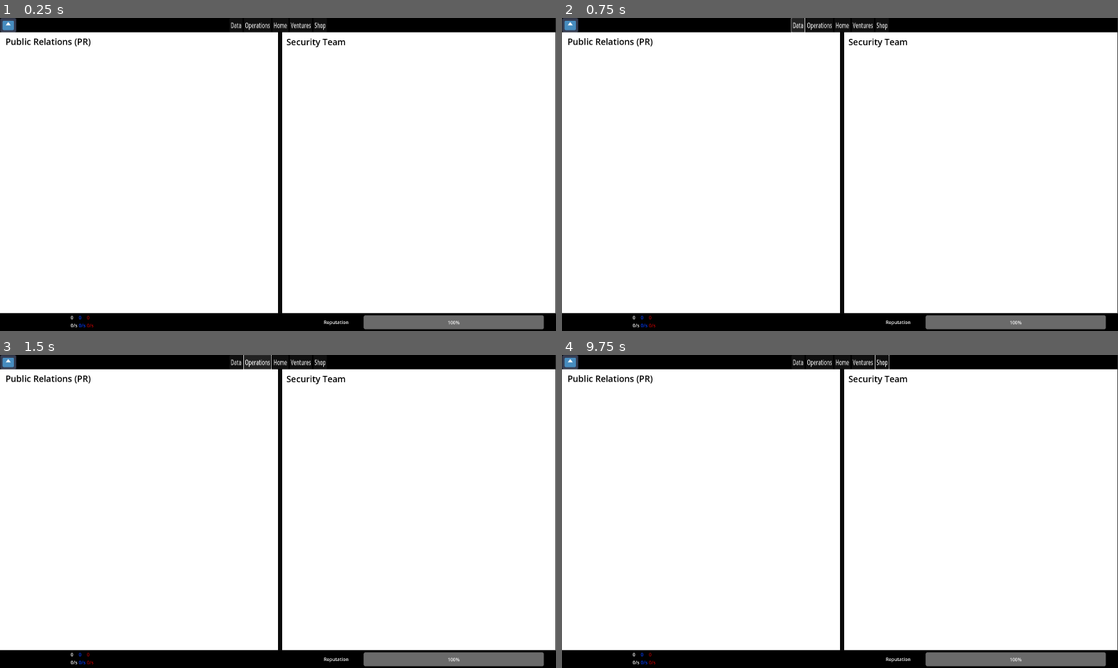
Above: before the commit, frames 1-4 (two rows, left to right).
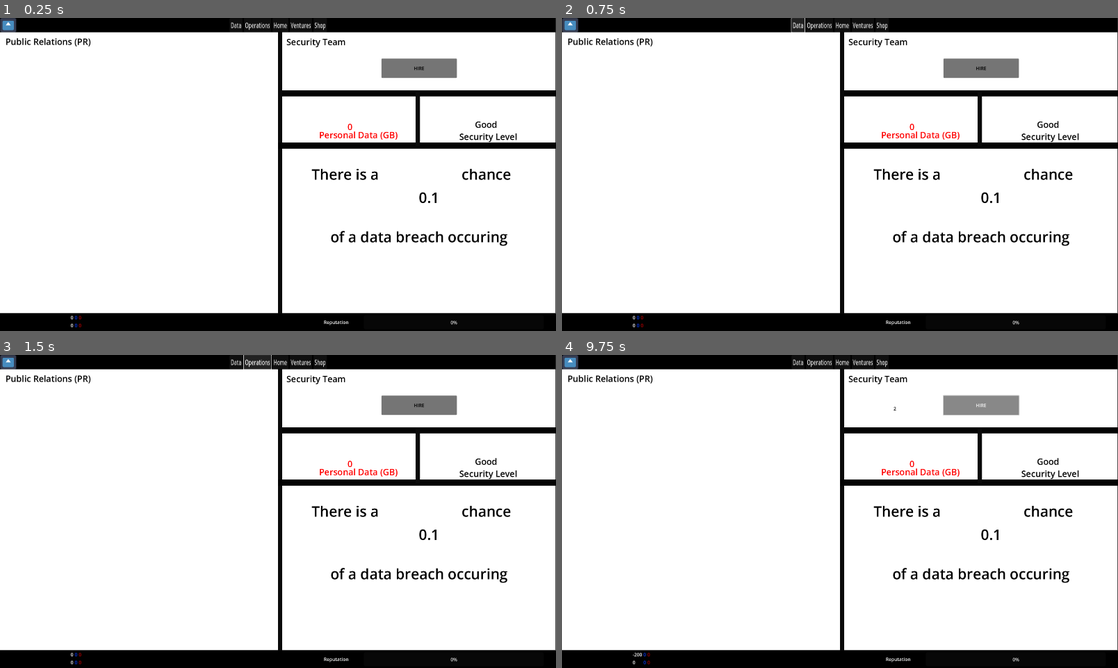
Above: after the commit, the same moments.

Repository: worrall1/PrivacyGame
Game: Godot game, scene res://Operations.tscn
Two runs of this game, one before a commit and one after it. Both use one fixed random seed, a clock stepped at 60 frames per second and the inputs below. The project has no main scene, so this scene is started directly. The engine's default icon, where the game draws it, is replaced by a stand-in: a white triangle on a blue panel in a dark square.
Inputs (mouse positions are in pixels of both pictures, inside the frame that each line leads up to):
- Up to frame 1 (0.25 s): no input
- Up to frame 2 (0.75 s): click "Data" at 0.5 s
- Up to frame 3 (1.5 s): click "Operations" at 1.25 s
- Up to frame 4 (9.75 s): click (567, 361) at 2 s; click (979, 405) at 2.75 s, where only the run after the commit has a clickable "HIRE"; click "Home" at 3.5 s; click "Ventures" at 4.25 s; click "Shop" at 5 s; click "Data" at 5.75 s; click "Operations" at 6.5 s; click "Home" at 7.25 s; click "Ventures" at 8 s; click "Shop" at 8.75 s; click (979, 405) at 9.5 s, where only the run after the commit has a clickable "HIRE"

The runs differ from the first frame. In frame 1, 5.7% of the frame differs, in the area x 13-100%, y 12-100%; in frame 2, 5.7%; in frame 3, 5.7%; in frame 4, 5.8%, in the area x 12-100%, y 0-100%.

Commit message:
Operations Update
Added little functionality to the Security Team page

Diff:
--- a/BottomBar.gd
+++ b/BottomBar.gd
@@ -9,10 +9,9 @@
 # Called every frame. 'delta' is the elapsed time since the previous frame.
 func _process(delta):
 	get_node("HBoxContainer/VBoxContainer/Money").text = str(Globals.money)
-	get_node("HBoxContainer/VBoxContainer/MPS").text = str(Globals.mps) + "/s"
+	get_node("HBoxContainer/VBoxContainer/MPS").text = str(Globals.mps)
 	get_node("HBoxContainer/VBoxContainer2/BlueData").text = str(Globals.blueData)
-	get_node("HBoxContainer/VBoxContainer2/BDPS").text = str(Globals.bdps) + "/s"
+	get_node("HBoxContainer/VBoxContainer2/BDPS").text = str(Globals.bdps)
 	get_node("HBoxContainer/VBoxContainer3/RedData").text = str(Globals.redData)
-	get_node("HBoxContainer/VBoxContainer3/RDPS").text = str(Globals.rdps) + "/s"
-	get_node("ProgressBar").set_value(Globals.reputation)
+	get_node("HBoxContainer/VBoxContainer3/RDPS").text = str(Globals.rdps)
 	pass
--- a/Globals.gd
+++ b/Globals.gd
@@ -10,6 +10,10 @@
 var sfxVol = 0.5
 var musicVol = 0.5
 var reputation = 100 #integer 1 - 100 value for reputation
+var securityFreq = 0
+var breachProb = 0.1
+var securityLevel = "Good"
+
 
 # Called when the node enters the scene tree for the first time.
 func _ready():
--- /dev/null
+++ b/Operations.gd
@@ -0,0 +1,23 @@
+extends CanvasLayer
+
+
+# Called when the node enters the scene tree for the first time.
+func _ready():
+	pass # Replace with function body.
+
+
+# Called every frame. 'delta' is the elapsed time since the previous frame.
+func _process(delta):
+	$PersData.text = str(Globals.redData)
+	$SecLevel.text = str(Globals.securityLevel)
+	$BreachProb.text = str(Globals.breachProb)
+
+	pass
+
+
+func _on_hire_pressed():
+	Globals.securityFreq += 1
+	Globals.money -= 100
+	$SecurityLabel.text = str(Globals.securityFreq)
+
+	pass # Replace with function body.
--- a/Operations.tscn
+++ b/Operations.tscn
@@ -1,32 +1,32 @@
-[gd_scene load_steps=4 format=3 uid="uid://dvnymhrgfegu2"]
+[gd_scene load_steps=5 format=3 uid="uid://dvnymhrgfegu2"]
 
 [ext_resource type="PackedScene" uid="uid://dvxejfu76p7vu" path="res://TopBar.tscn" id="1_48h57"]
+[ext_resource type="Script" path="res://Operations.gd" id="1_kelgn"]
 [ext_resource type="PackedScene" uid="uid://sn6bydjgf6o5" path="res://BottomBar.tscn" id="2_vxwuo"]
 [ext_resource type="Texture2D" uid="uid://clbtsbxl8f25n" path="res://Textures/White.png" id="3_w863g"]
 
-[node name="Operations" type="Node2D"]
+[node name="CanvasLayer" type="CanvasLayer"]
+script = ExtResource("1_kelgn")
 
-[node name="CanvasLayer" type="CanvasLayer" parent="."]
-
-[node name="TopBar" parent="CanvasLayer" instance=ExtResource("1_48h57")]
+[node name="TopBar" parent="." instance=ExtResource("1_48h57")]
 script = null
 
-[node name="NinePatchRect" parent="CanvasLayer" instance=ExtResource("2_vxwuo")]
+[node name="NinePatchRect" parent="." instance=ExtResource("2_vxwuo")]
 
-[node name="Background" type="NinePatchRect" parent="CanvasLayer"]
+[node name="Background" type="NinePatchRect" parent="."]
 offset_top = 49.0
 offset_right = 1918.0
 offset_bottom = 1018.0
 texture = ExtResource("3_w863g")
 
-[node name="Line" type="ColorRect" parent="CanvasLayer"]
+[node name="Line" type="ColorRect" parent="."]
 offset_left = 959.0
 offset_top = 47.0
 offset_right = 975.0
 offset_bottom = 1020.0
 color = Color(0.0392157, 0.0392157, 0.0392157, 1)
 
-[node name="PR2" type="Label" parent="CanvasLayer"]
+[node name="PR2" type="Label" parent="."]
 offset_left = 989.0
 offset_top = 61.0
 offset_right = 1282.0
@@ -35,7 +35,15 @@
 theme_override_font_sizes/font_size = 30
 text = "Security Team"
 
-[node name="PR" type="Label" parent="CanvasLayer"]
+[node name="Hire" type="Button" parent="."]
+offset_left = 1317.0
+offset_top = 140.0
+offset_right = 1578.0
+offset_bottom = 207.0
+theme_override_colors/font_color = Color(0, 0, 0, 1)
+text = "HIRE"
+
+[node name="PR" type="Label" parent="."]
 offset_left = 19.0
 offset_top = 60.0
 offset_right = 312.0
@@ -43,3 +51,87 @@
 theme_override_colors/font_color = Color(0, 0, 0, 1)
 theme_override_font_sizes/font_size = 30
 text = "Public Relations (PR)"
+
+[node name="SecurityLabel" type="Label" parent="."]
+offset_left = 1145.0
+offset_top = 173.0
+offset_right = 1308.0
+offset_bottom = 259.0
+theme_override_colors/font_color = Color(0, 0, 0, 1)
+
+[node name="Line3" type="ColorRect" parent="."]
+offset_left = 960.0
+offset_top = 430.0
+offset_right = 1922.0
+offset_bottom = 450.0
+color = Color(0.0117647, 0.0117647, 0.0117647, 1)
+
+[node name="Line2" type="ColorRect" parent="."]
+offset_left = 974.0
+offset_top = 250.0
+offset_right = 1920.0
+offset_bottom = 270.0
+color = Color(0.0117647, 0.0117647, 0.0117647, 1)
+
+[node name="Line4" type="ColorRect" parent="."]
+offset_left = 1435.0
+offset_top = 257.0
+offset_right = 1451.0
+offset_bottom = 442.0
+color = Color(0.0392157, 0.0392157, 0.0392157, 1)
+
+[node name="PersData" type="Label" parent="."]
+offset_left = 1200.0
+offset_top = 354.0
+offset_right = 1240.0
+offset_bottom = 425.0
+theme_override_colors/font_color = Color(1, 0, 0, 1)
+theme_override_font_sizes/font_size = 30
+
+[node name="PersonalData" type="Label" parent="."]
+offset_left = 1102.0
+offset_top = 382.0
+offset_right = 1360.0
+offset_bottom = 427.0
+theme_override_colors/font_color = Color(1, 0, 0, 1)
+theme_override_font_sizes/font_size = 30
+text = "Personal Data (GB)"
+
+[node name="SecText" type="Label" parent="."]
+offset_left = 1586.0
+offset_top = 388.0
+offset_right = 1785.0
+offset_bottom = 433.0
+theme_override_colors/font_color = Color(0, 0, 0, 1)
+theme_override_font_sizes/font_size = 30
+text = "Security Level"
+
+[node name="SecLevel" type="Label" parent="."]
+offset_left = 1640.0
+offset_top = 346.0
+offset_right = 1680.0
+offset_bottom = 389.0
+theme_override_colors/font_color = Color(0, 0, 0, 1)
+theme_override_font_sizes/font_size = 30
+
+[node name="ChanceText" type="Label" parent="."]
+offset_left = 1076.0
+offset_top = 504.0
+offset_right = 1836.0
+offset_bottom = 783.0
+theme_override_colors/font_color = Color(0, 0, 0, 1)
+theme_override_font_sizes/font_size = 50
+text = "There is a                      chance
+
+
+     of a data breach occuring"
+
+[node name="BreachProb" type="Label" parent="."]
+offset_left = 1446.0
+offset_top = 584.0
+offset_right = 1486.0
+offset_bottom = 607.0
+theme_override_colors/font_color = Color(0, 0, 0, 1)
+theme_override_font_sizes/font_size = 50
+
+[connection signal="pressed" from="Hire" to="." method="_on_hire_pressed"]
--- /dev/null
+++ b/SecurityFreq.gd
@@ -0,0 +1,12 @@
+extends Label
+
+
+# Called when the node enters the scene tree for the first time.
+func _ready():
+	pass # Replace with function body.
+
+
+# Called every frame. 'delta' is the elapsed time since the previous frame.
+func _process(delta):
+	$SecurityFreq.text = str(Globals.securityFreq)
+	pass
--- a/SettingsVBox.gd
+++ b/SettingsVBox.gd
@@ -36,5 +36,4 @@
 		DisplayServer.window_set_mode(DisplayServer.WINDOW_MODE_FULLSCREEN)
 	else:
 		DisplayServer.window_set_mode(DisplayServer.WINDOW_MODE_WINDOWED)
-
 	pass # Replace with function body.
